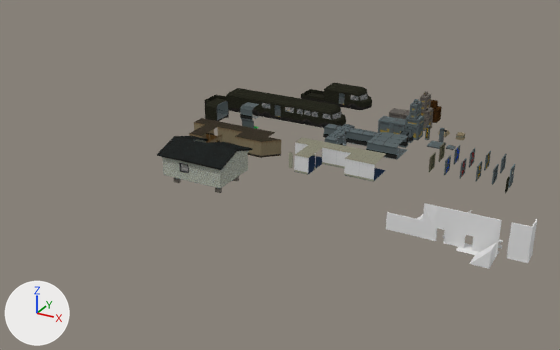
Before and after pictures for a commit that changed the Blender file project/assets/models/level_parts.blend.
The view is the same before and after, from a 50 mm camera at (7.5, -35.5, 19.5) aimed at (-14.3, 4.1, -0.2). Arrows for +X, +Y and +Z are at lower left; the lights stay in place.

The scene before the commit, as lines of its bpy script (objects in view):
```python
me_coll_ramp = bpy.data.meshes.new('coll_ramp')
me_coll_ramp.from_pydata([(-0.5, -0.5, 0.0), (-0.5, 0.5, 0.0), (0.5, -0.5, 0.0), (0.5, -0.5, 1.0), (0.5, 0.5, 0.0), (0.5, 0.5, 1.0)], [], [(1, 5, 4), (4, 5, 3, 2), (2, 3, 0), (1, 4, 2, 0), (5, 1, 0, 3)])
me_rv_door = bpy.data.meshes.new('rv_door')
me_rv_door.from_pydata(...)  # 68 vertices, 45 faces, 2 loose edges; spans x -0.5..0.5, y -0.812..0.0, z -0.25..1.188
me_rv_door.materials.append(mat_retro_texture_pack)
me_rv_end_001 = bpy.data.meshes.new('rv_end.001')
me_rv_end_001.from_pydata(...)  # 76 vertices, 58 faces, 1 loose edge; spans x -2.62..0.5, y -0.81..0.0, z -0.25..1.19
me_rv_end_001.materials.append(mat_retro_texture_pack)
me_rv_front = bpy.data.meshes.new('rv_front')
me_rv_front.from_pydata(...)  # 152 vertices, 127 faces; spans x -0.75..0.99, y -0.88..0.0, z -0.31..1.19
me_rv_front.materials.append(mat_retro_texture_pack)
ob_coll_ramp = bpy.data.objects.new('coll_ramp', me_coll_ramp)
ob_coll_ramp.location = (0.0, -1.0, 0.0)
ob_rv_door_001 = bpy.data.objects.new('rv_door.001', me_rv_door)
ob_rv_door_001.location = (-16.5, 19.0, 0.0)
ob_rv_door_001.visible_shadow = False
_m = ob_rv_door_001.modifiers.new('Mirror', 'MIRROR')
_m.use_axis = (False, True, False)
ob_rv_end_002 = bpy.data.objects.new('rv_end.002', me_rv_end_001)
ob_rv_end_002.location = (-17.5, 19.0, 0.0)
ob_rv_end_002.visible_shadow = False
_m = ob_rv_end_002.modifiers.new('Mirror', 'MIRROR')
_m.use_axis = (False, True, False)
ob_rv_front_001 = bpy.data.objects.new('rv_front.001', me_rv_front)
ob_rv_front_001.location = (-15.25, 19.0, 0.0)
ob_rv_front_001.visible_shadow = False
_m = ob_rv_front_001.modifiers.new('Mirror', 'MIRROR')
_m.use_axis = (False, True, False)
# also in view: 'rv_end' at (-23.5, 11.0, 0.5); 'in_house1_corner' at (1.5, 0.5, 1.0); 'rv_front' at (-15.1, 14.0, 0.4); 'tr_end' at (-16.8, 2.0, 0.6); 'in_office_corridor_corner' at (-13.0, 5.0, 0.6)
```
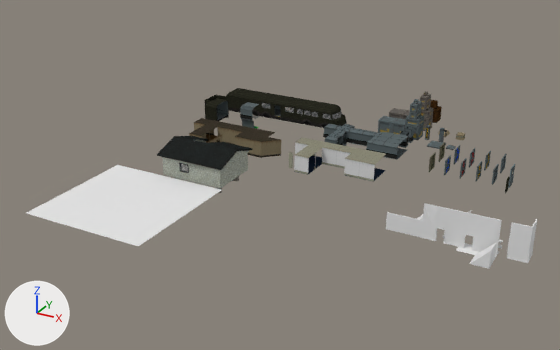
What changed in the scene script:
```text
Add mat_grass_04:
    mat_grass_04 = principled_material('Grass_04')
    mat_grass_04.base_color = (0.8, 0.8, 0.8)  # white #e7e7e7
    mat_grass_04.roughness = 1.0
    mat_grass_04.specular_ior_level = 0.0
Add me_terr_grass_flat:
    me_terr_grass_flat.from_pydata([(-4.0, -4.0, 0.0), (4.0, -4.0, 0.0), (-4.0, 4.0, 0.0), (4.0, 4.0, 0.0)], [], [(0, 1, 3, 2)])
    me_terr_grass_flat.materials.append(mat_grass_04)  # its picture is missing
Remove ob_rv_door_001:
    ob_rv_door_001 = bpy.data.objects.new('rv_door.001', me_rv_door)
    ob_rv_door_001.location = (-16.5, 19.0, 0.0)
    ob_rv_door_001.visible_shadow = False
    _m = ob_rv_door_001.modifiers.new('Mirror', 'MIRROR')
    _m.use_axis = (False, True, False)
Remove ob_rv_end_002:
    ob_rv_end_002 = bpy.data.objects.new('rv_end.002', me_rv_end_001)
    ob_rv_end_002.location = (-17.5, 19.0, 0.0)
    ob_rv_end_002.visible_shadow = False
    _m = ob_rv_end_002.modifiers.new('Mirror', 'MIRROR')
    _m.use_axis = (False, True, False)
Remove ob_rv_front_001:
    ob_rv_front_001 = bpy.data.objects.new('rv_front.001', me_rv_front)
    ob_rv_front_001.location = (-15.25, 19.0, 0.0)
    ob_rv_front_001.visible_shadow = False
    _m = ob_rv_front_001.modifiers.new('Mirror', 'MIRROR')
    _m.use_axis = (False, True, False)
Add ob_terr_grass_flat:
    ob_terr_grass_flat = bpy.data.objects.new('terr_grass_flat', me_terr_grass_flat)
    ob_terr_grass_flat.location = (-20.0, -4.0, 0.0)
```

Where the change shows, as pixel boxes [x1, y1, x2, y2] in the pictures (560 x 350 px):
'terr_grass_flat', added
    after: [26, 165, 221, 246]
'rv_end.002', deleted
    before: [301, 83, 344, 104]
'rv_front.001', deleted
    before: [347, 86, 372, 110]
'rv_door.001', deleted
    before: [336, 84, 355, 108]
